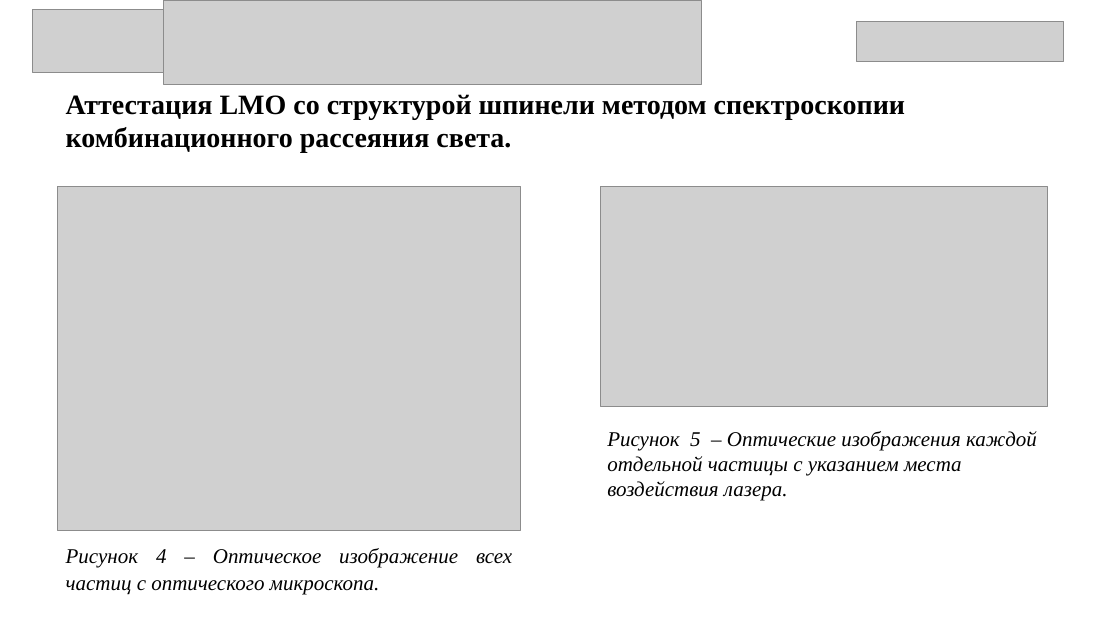
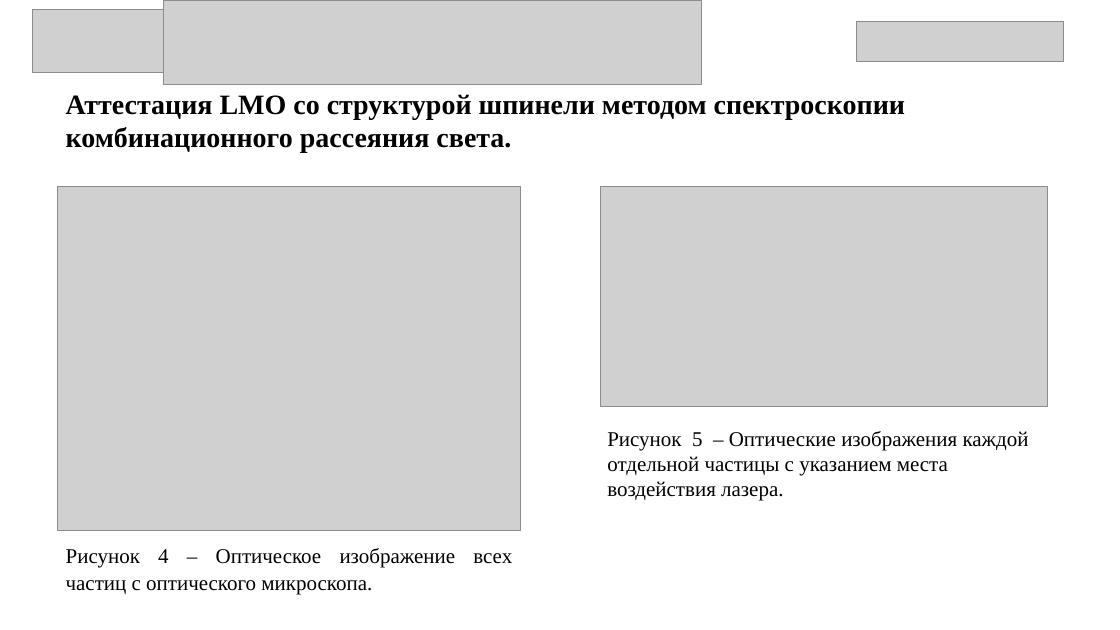
Before and after one commit to KorobovEVG/diplom_b, a slide deck: slide 8 of презентация на практику.pptx. Drawn at 1120x630 pixels with LibreOffice and Linux fonts; fonts in the diff are those of the drawing; grey boxes stand for pictures. Boxes give left, top, right and bottom in pixels: in the first picture for what was removed or moved away, otherwise in the second. Text is boxed around its words. In the diff, an @@ line names an element or a change of style, - is before the commit and + after.

```diff
--- a/презентация на практику.pptx
+++ b/презентация на практику.pptx
@@ text "Рисунок 5 – Оптические изображения ..." at <box>607,431,1029,501</box>: italic off @@
@@ text "Рисунок 4 – Оптическое изображение ..." at <box>66,548,512,594</box>: italic off @@
```
Also in this commit, not shown: 8 other slides changed, 1 other file.
